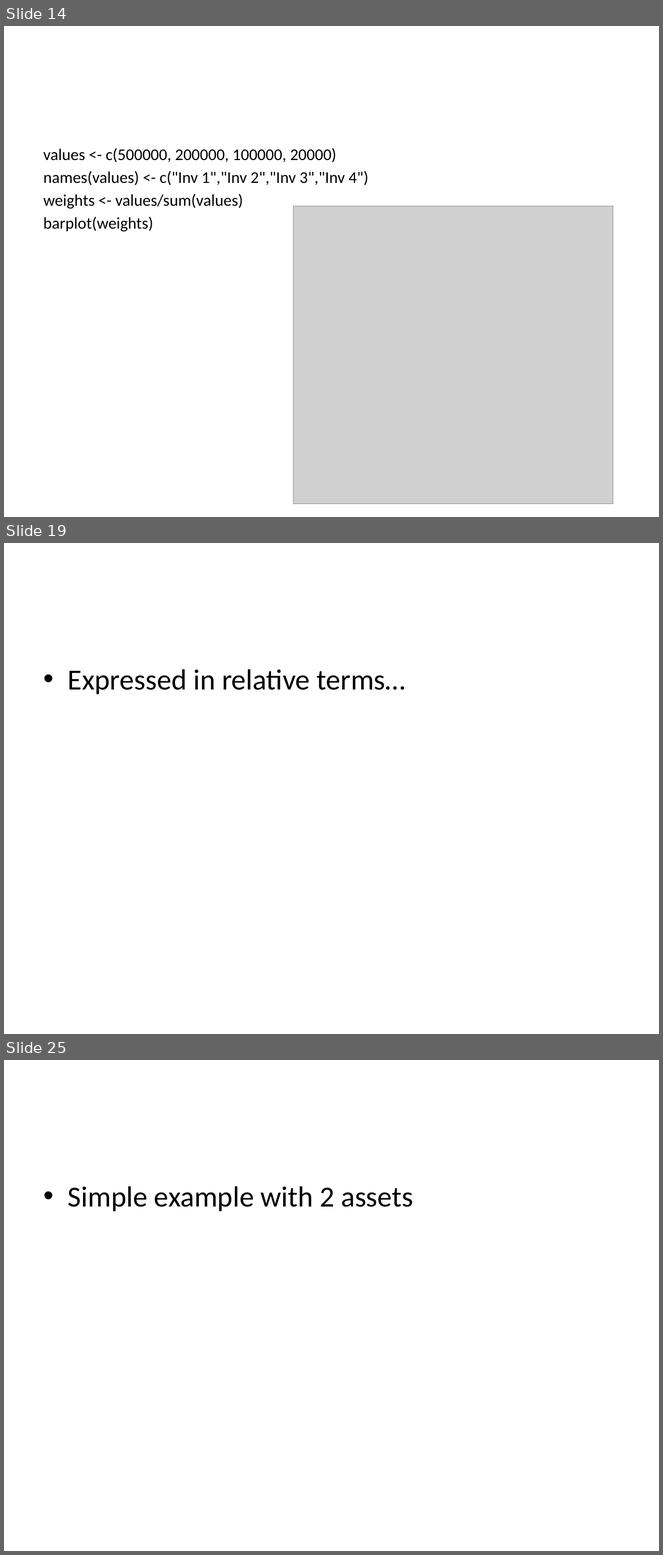
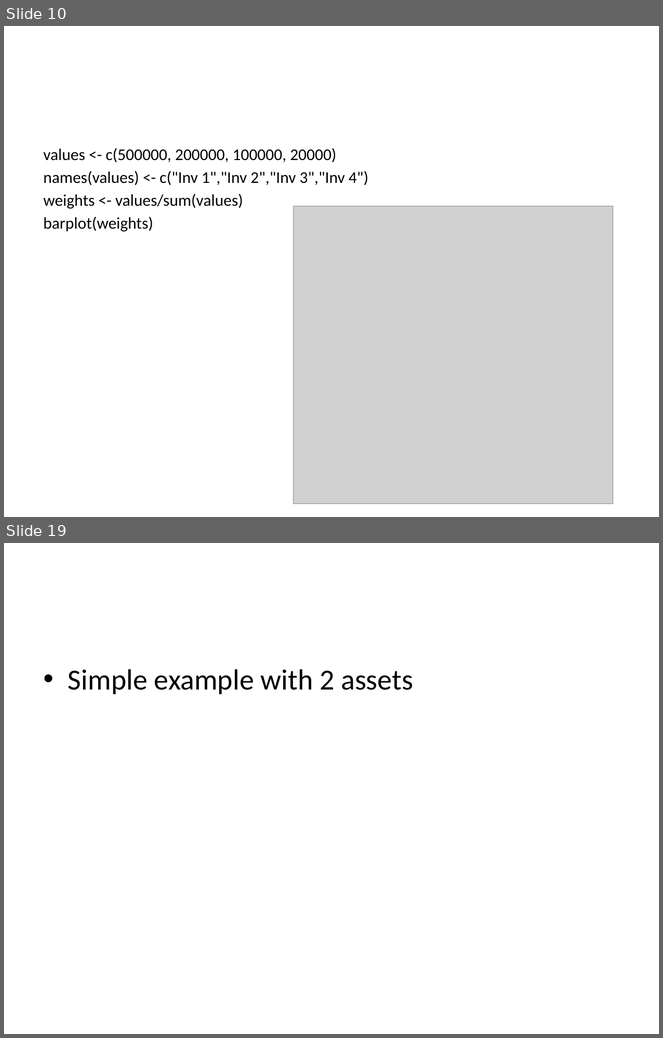
Before and after one commit to saciestudio/courses-intro-portfolio-analysis, a slide deck: scripts/Chapter1.pptx. Shown one above the other, each under a label of ours: slides 14, 19 and 25 before the commit, slides 10 and 19 after it; the slides between them are not shown. The pictures are 663x1555 and 663x1038 pixels, drawn with LibreOffice and Linux fonts; fonts in the diff are those of the drawing; grey boxes stand for pictures. Boxes give left, top, right and bottom in pixels: in the first picture for what was removed or moved away, otherwise in the second. Text is boxed around its words. In the diff, an @@ line names an element or a change of style, - is before the commit and + after.

```diff
--- a/scripts/Chapter1.pptx
+++ b/scripts/Chapter1.pptx
@@ slide 19 removed at [4, 543, 659, 1034], background #FFFFFF @@
@@ text removed at [68, 669, 405, 694] @@
-• Expressed in relative terms…
@@ what was slide 14 is now slide 10 @@
@@ what was slide 25 is now slide 19 @@
```
Also in this commit, not shown: 7 slides changed, 12 slides added, 16 other slides removed, 1 other file.
